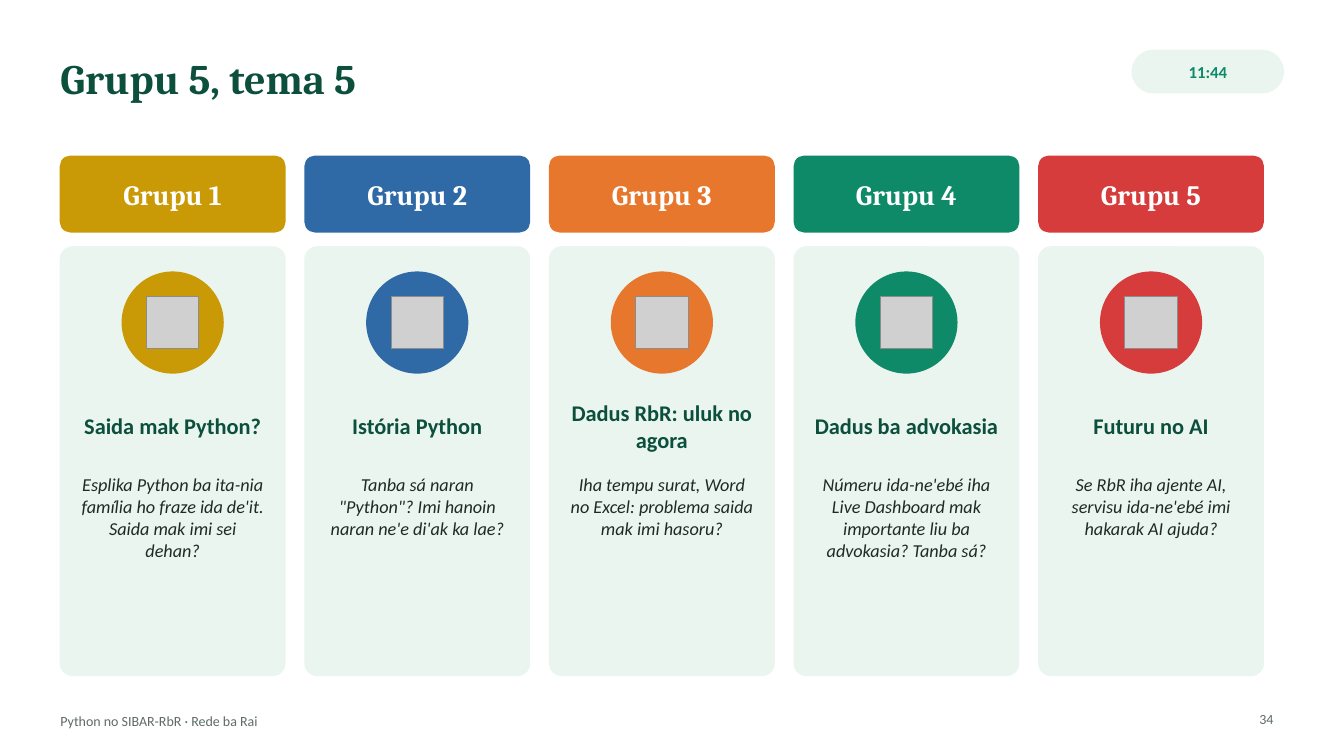
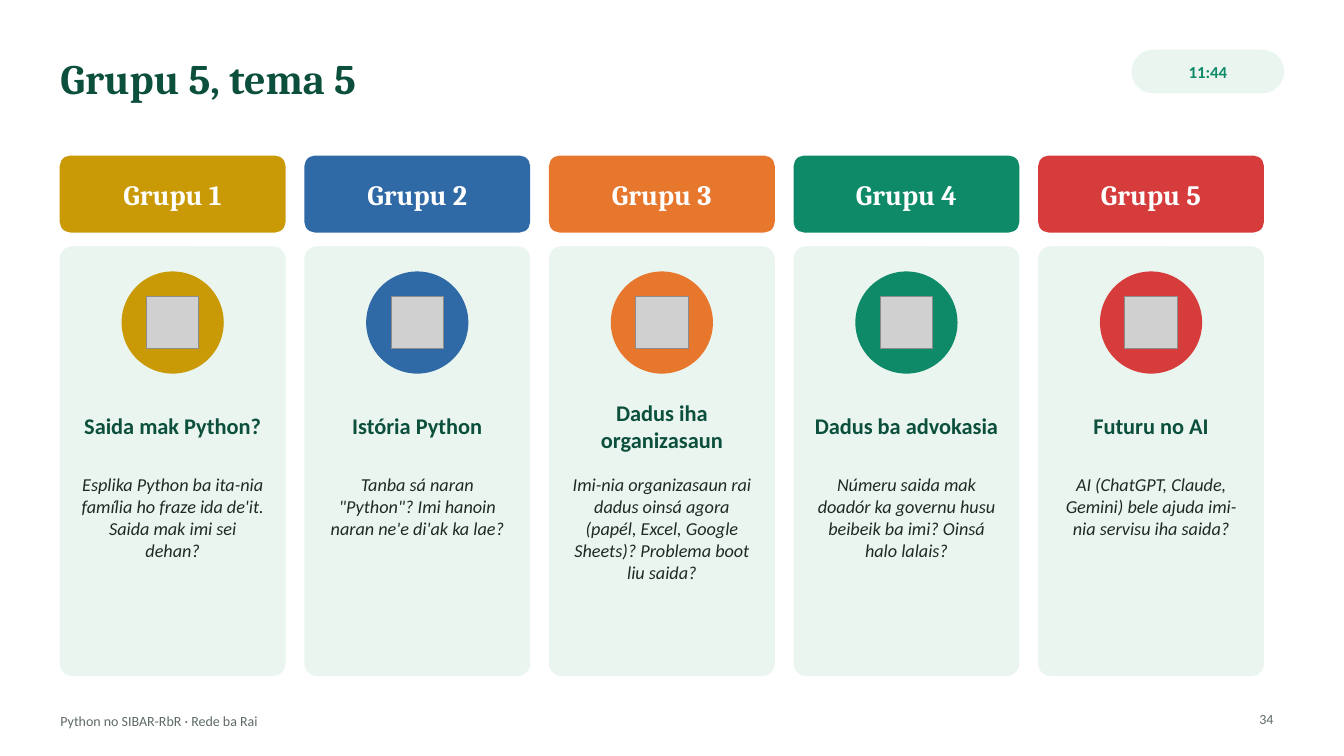
Before and after one commit to Odoly23/SMKRE, a slide deck: slide 34 of docs/formasaun/RbR_Sesaun_Python_SIBAR-RbR.pptx. Drawn at 1344x756 pixels with LibreOffice and Linux fonts; fonts in the diff are those of the drawing; grey boxes stand for pictures. Boxes give left, top, right and bottom in pixels: in the first picture for what was removed or moved away, otherwise in the second. Text is boxed around its words. In the diff, an @@ line names an element or a change of style, - is before the commit and + after.

```diff
--- a/docs/formasaun/RbR_Sesaun_Python_SIBAR-RbR.pptx
+++ b/docs/formasaun/RbR_Sesaun_Python_SIBAR-RbR.pptx
@@ text at (601,405,723,452): text changed @@
-Dadus RbR: uluk no agora
+Dadus iha organizasaun
@@ text at (573,478,751,579): text changed @@
-Iha tempu surat, Word no Excel: problema saida mak imi hasoru?
+Imi-nia organizasaun rai dadus oinsá agora (papél, Excel, Google Sheets)? Problema boot liu saida?
@@ text at (818,478,995,557): text changed @@
-Númeru ida-ne'ebé iha Live Dashboard mak importante liu ba advokasia? Tanba sá?
+Númeru saida mak doadór ka governu husu beibeik ba imi? Oinsá halo lalais?
@@ text at (1066,478,1236,535): text changed @@
-Se RbR iha ajente AI, servisu ida-ne'ebé imi hakarak AI ajuda?
+AI (ChatGPT, Claude, Gemini) bele ajuda imi-nia servisu iha saida?
```
Also in this commit, not shown: 6 other slides changed, 1 other file.
